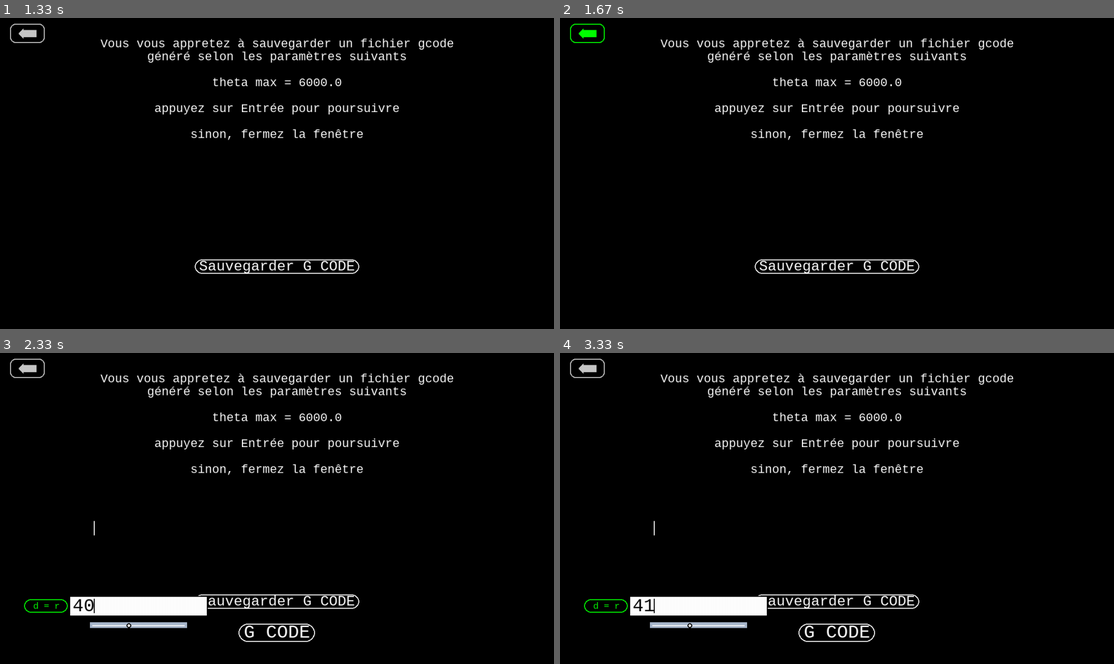
Above: before the commit, frames 1-4 (two rows, left to right).
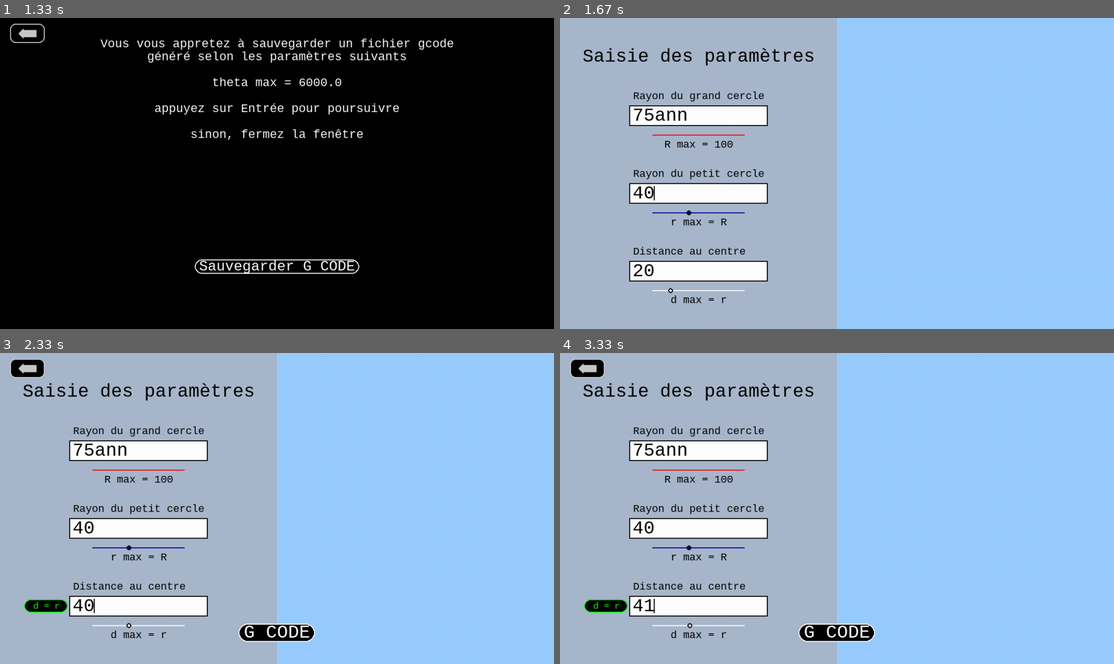
Above: after the commit, the same moments.

Repository: Nashoba1er/SPIROGRAPHE
Game: pygame game, started from logiciel spirographe.py
The game is run twice, just before and just after one commit, with the same random seed, the same clock (stepped at 60 frames per second) and the same inputs.
Inputs (mouse positions are in pixels of both pictures, inside the frame that each line leads up to):
- Up to frame 1 (1.33 s): click "Cercle dans Cercle" at 0.38 s; type "ann" at 0.67 s; tap Enter at 1 s; click "G CODE" at 1.27 s
- Up to frame 2 (1.67 s): click (587, 33) at 1.6 s
- Up to frame 3 (2.33 s): click "d = r" at 1.93 s; tap Enter at 2.22 s
- Up to frame 4 (3.33 s): hold Up from 3.22 s (still down)

Frame 1 is identical in both runs. In frame 2, 99% of the frame differs, in the area x 0-100%, y 0-100%; in frame 3, 96%; in frame 4, 96%.

Commit message:
patch erreur flèche retour menu G CODE

Diff:
--- a/logiciel spirographe.py
+++ b/logiciel spirographe.py
@@ -1539,6 +1539,8 @@
         ecrit(current_line)
     if return_arrow(pos):
         run_g_code = False
+        menu_cercle_dans_cercle_init(lines)
+        ecrit(current_line)
 
 ## affichage
 
